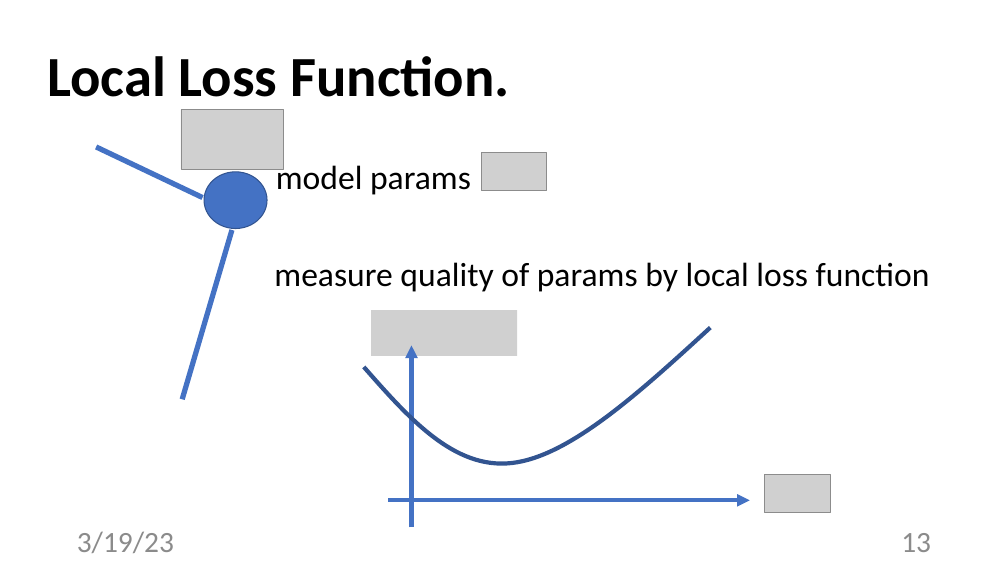
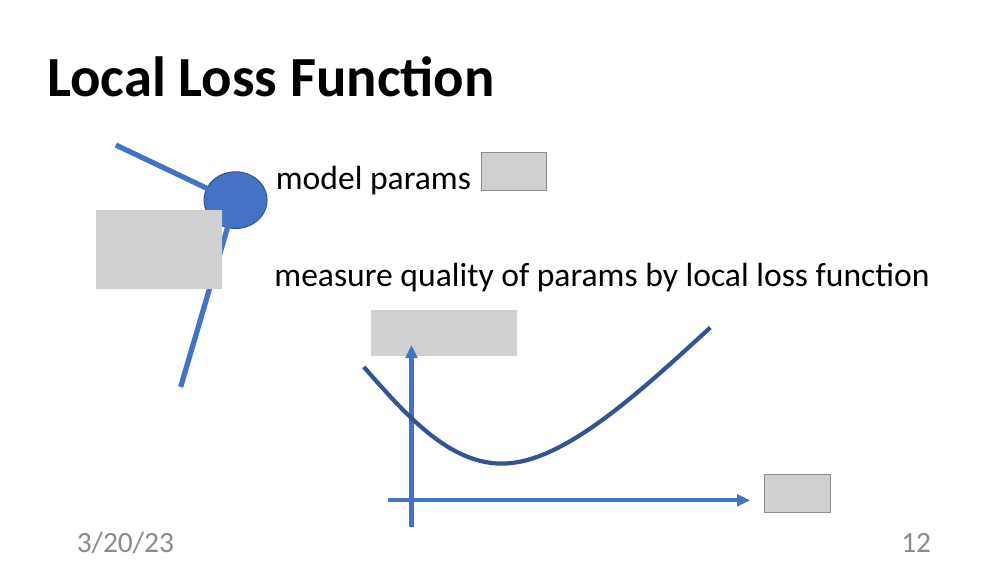
Before and after one commit to alexjungaalto/FederatedLearning, a slide deck: slide 12 of slides/CS-E4740_FLDesignPrinciple.pptx (slide 13 before the commit). Drawn at 1008x567 pixels with LibreOffice and Linux fonts; fonts in the diff are those of the drawing; grey boxes stand for pictures. Boxes give left, top, right and bottom in pixels: in the first picture for what was removed or moved away, otherwise in the second. Text is boxed around its words. In the diff, an @@ line names an element or a change of style, - is before the commit and + after.

```diff
--- a/slides/CS-E4740_FLDesignPrinciple.pptx
+++ b/slides/CS-E4740_FLDesignPrinciple.pptx
@@ text at [47,56,494,97]: text changed @@
-Local Loss Function.
+Local Loss Function
@@ picture removed at [181,110,283,169] @@
@@ line moved from (96, 147) - (203, 197) to (116, 145) - (222, 196) @@
@@ picture added at [96,210,222,290] @@
@@ line moved from (182, 399) - (232, 230) to (181, 387) - (231, 218) @@
@@ text at [77,531,174,553]: text changed @@
-3/19/23
+3/20/23
@@ page number at [901,533,931,552]: text changed @@
-13
+12
```
Also in this commit, not shown: 36 other slides changed, 1 slide removed, 3 other files.
